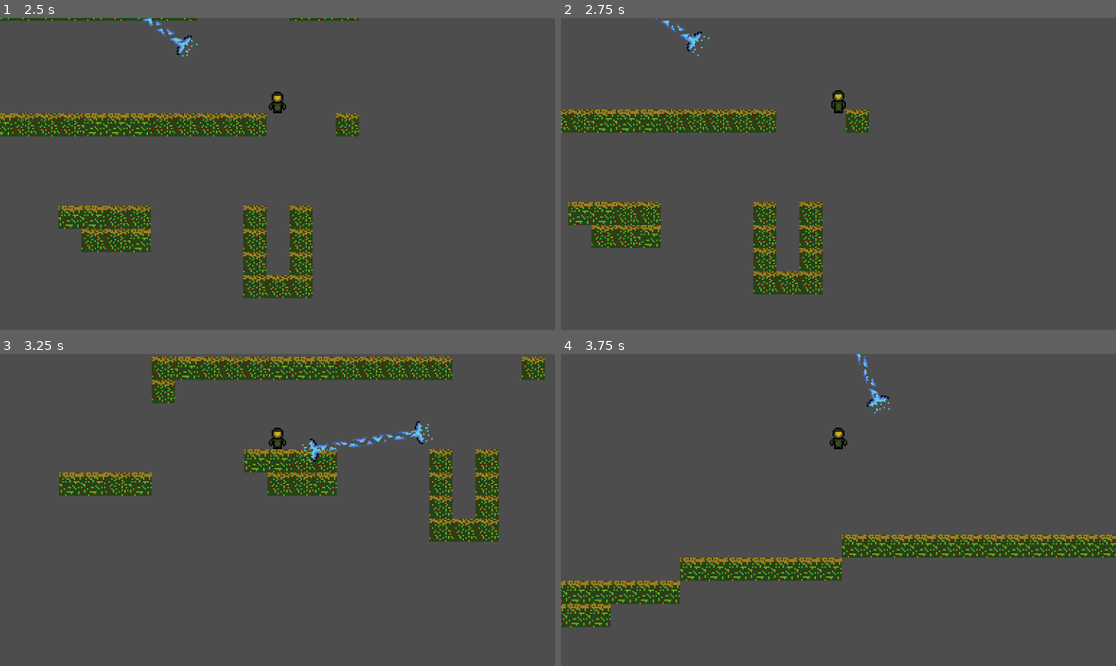
Above: before the commit, frames 1-4 (two rows, left to right).
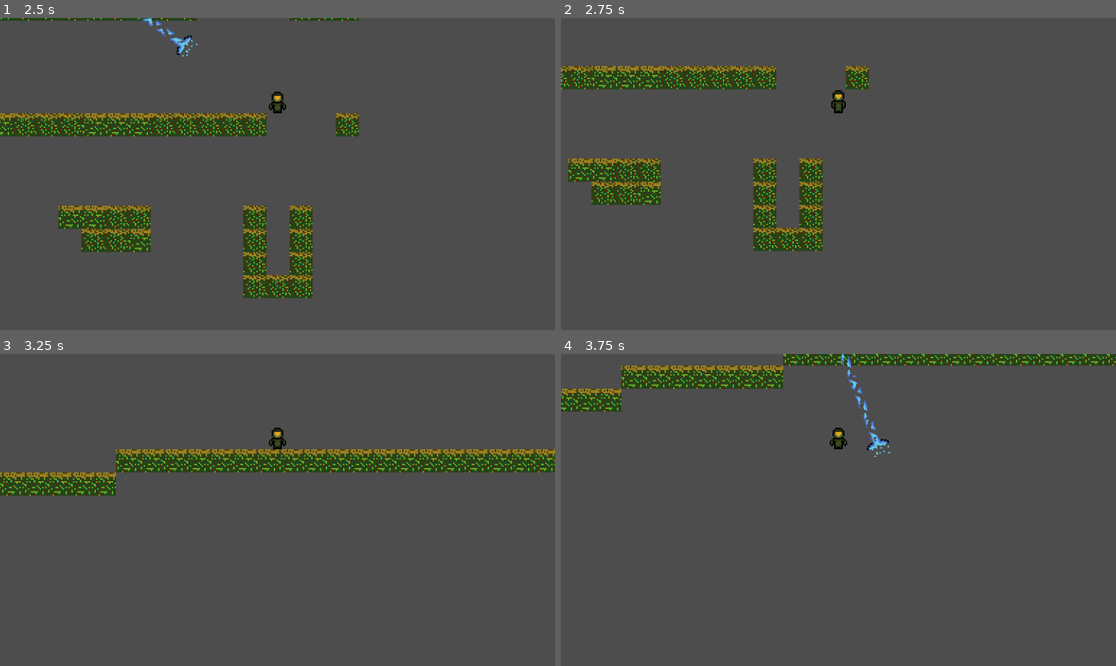
Above: after the commit, the same moments.

Repository: Guillaume-prog/speed-jam-8
Game: Godot game, scene res://menus/scenes/splash-menu.tscn
The game is run twice, just before and just after one commit, with the same random seed, the same clock (stepped at 60 frames per second) and the same inputs.
Inputs (mouse positions are in pixels of both pictures, inside the frame that each line leads up to):
- Up to frame 1 (2.5 s): click "PLAY" at 0.5 s; move the mouse to (277, 102) at 1.27 s; hold D (move_right) from 1.28 s (still down); click (277, 102) at 1.35 s; tap Space (jump) at 1.52, 2.27 s; move the mouse to (444, 220) at 2.02 s; click (444, 220) at 2.1 s
- Up to frame 2 (2.75 s): keep holding D (move_right)
- Up to frame 3 (3.25 s): move the mouse to (111, 463) at 2.77 s; release D (move_right) at 2.78 s; hold A (move_left) from 2.78 s (still down); right-click (111, 463) at 2.85 s; click (111, 463) at 3.05 s
- Up to frame 4 (3.75 s): keep holding A (move_left); move the mouse to (866, 510) at 3.52 s; click (866, 510) at 3.6 s

Frame 1 is identical in both runs. In frame 2, 15% of the frame differs, in the area x 0-56%, y 0-89%; in frame 3, 15%, in the area x 0-100%, y 0-61%; in frame 4, 14%.

Commit message:
Life management
Heal when teleport (with cooldown on healing)
Hurt when teleport inside walls

Diff:
--- a/game/game_objects/lil_boy.tscn
+++ b/game/game_objects/lil_boy.tscn
@@ -28,8 +28,8 @@
 "speed": 5.0
 }]
 
-[sub_resource type="RectangleShape2D" id="RectangleShape2D_kcd0q"]
-size = Vector2(4, 4)
+[sub_resource type="RectangleShape2D" id="RectangleShape2D_sjxfj"]
+size = Vector2(2, 5)
 
 [node name="lilBoy" type="CharacterBody2D" groups=["player"]]
 position = Vector2(11, -11)
@@ -50,10 +50,10 @@
 frame_progress = 0.232146
 
 [node name="Area2D" type="Area2D" parent="."]
+collision_mask = 2
 
 [node name="CollisionShape2D" type="CollisionShape2D" parent="Area2D"]
-position = Vector2(0, 0.5)
-shape = SubResource("RectangleShape2D_kcd0q")
+position = Vector2(0, 1)
+shape = SubResource("RectangleShape2D_sjxfj")
 
-[connection signal="input_event" from="." to="." method="_on_input_event"]
 [connection signal="body_entered" from="Area2D" to="." method="_on_collide_in_wall"]
--- a/game/game_objects/portal.tscn
+++ b/game/game_objects/portal.tscn
@@ -139,5 +139,5 @@
 frame = 3
 frame_progress = 0.618479
 
-[connection signal="body_entered" from="entry" to="." method="_body_entered_portal"]
-[connection signal="body_entered" from="exit" to="." method="_body_entered_portal"]
+[connection signal="body_entered" from="entry" to="." method="_on_body_entered_portal"]
+[connection signal="body_entered" from="exit" to="." method="_on_body_entered_portal"]
--- a/game/scenes/level1.tscn
+++ b/game/scenes/level1.tscn
@@ -25,6 +25,7 @@
 
 [node name="Map" type="TileMap" parent="." groups=["map"]]
 tile_set = SubResource("TileSet_gmfak")
+collision_animatable = true
 format = 2
 layer_0/tile_data = PackedInt32Array(0, 0, 0, 1, 65536, 0, 2, 0, 0, 3, 0, 0, 4, 65536, 0, 5, 65536, 0, 6, 65536, 0, 7,  …(3666 unchanged characters)…
 
--- a/game/scripts/Portal.gd
+++ b/game/scripts/Portal.gd
@@ -11,6 +11,7 @@
 var is_portal_active: bool = false
 var teleport_vector: Vector2
 
+signal teleported
 
 @onready var entry: Area2D = get_node("entry")
 @onready var exit: Area2D = get_node("exit")
@@ -28,8 +29,9 @@
 	is_portal_active = true
 
 
-static func summon_portal(portal_origin:Vector2,camera:Camera2D, characterPos:Vector2) -> Portal:
+static func summon_portal(portal_origin:Vector2,camera:Camera2D, character:CharacterBody2D) -> Portal:
 	var portal: Portal = _portal_scene.instantiate()
+	var characterPos = character.global_position
 	var portal_orientation = _get_portal_direction(camera, characterPos)
 	portal.position = portal_origin+_characterCenterOffset+Vector2.from_angle(portal_orientation)*portal_offset
 	portal.rotation = portal_orientation
@@ -43,7 +45,7 @@
 	return mouse_orient
 
 
-func _body_entered_portal(body:Node2D):
+func _on_body_entered_portal(body:Node2D):
 	if body.position.distance_to(exit.global_position) <= 30 :
 		teleportation(body,false)
 	else :
@@ -55,6 +57,7 @@
 	if is_portal_active :
 		if body.get_groups().has("player") :
 			#prevent auto infinite teleportation by cooldown
+			teleported.emit()
 			is_portal_active=false
 			get_tree().create_timer(portal_cooldown).timeout.connect(func(): is_portal_active = true)
 			# teleport
--- a/game/scripts/lilBoy.gd
+++ b/game/scripts/lilBoy.gd
@@ -1,14 +1,21 @@
 extends CharacterBody2D
 
 
-const SPEED = 200.0
-const JUMP_VELOCITY = -300.0
-const OUT_WALL_SPEED = 10
+const SPEED:float = 200.0
+const JUMP_VELOCITY:float = -300.0
+const OUT_WALL_SPEED:float = 10.0
+const MAX_LIFE_POINT:int = 100
 
 # Get the gravity from the project settings to be synced with RigidBody nodes.
-var gravity = ProjectSettings.get_setting("physics/2d/default_gravity")
+var gravity:float = ProjectSettings.get_setting("physics/2d/default_gravity")
 var portal:Portal
-var is_stuck_in_wall=false
+
+
+var life_point:int = 100
+var can_heal:bool = true
+var healing_cooldown:float = 2.0
+
+
 
 
 @onready var _animated_sprite = $AnimSpriteLilBoy
@@ -33,8 +40,6 @@
 
 	move_and_slide()
 
-	_exit_wall_stuck(is_wall_stuck())
-
 
 func _process(delta):
 	_animated_sprite.play("idle")
@@ -43,30 +48,30 @@
 	if Input.is_action_just_pressed("create_portal"):
 		if portal != null:
 			portal.queue_free()
-		portal = Portal.summon_portal(self.position,get_viewport().get_camera_2d(),global_position)
+		portal = Portal.summon_portal(self.position,get_viewport().get_camera_2d(),self)
 		self.add_sibling(portal)
+		portal.teleported.connect(_on_warping)
+
 	# retrieve portal
 	if Input.is_action_just_pressed("retrieve_portal"):
 		if portal != null:
 			portal.queue_free()
 
-
-func is_wall_stuck():
-	#prevent inside wall teleportation
-	if is_on_wall() and not is_on_floor():
-		print("STUCK")
-		return true
-	else:
-		return false
+func _on_collide_in_wall(body):
+	print("VERRRY STUUCK "+str(body.name))
+	position-=Vector2(0,OUT_WALL_SPEED)
+	lose_life(10)
 
 
-func _exit_wall_stuck(is_wall_stuck:bool):
-	if is_wall_stuck():
-		is_stuck_in_wall = true
-		$CollisionShape2D.disabled = true
-		position-=Vector2(0,OUT_WALL_SPEED)
+func _on_warping():
+	print("WARPING")
+	if can_heal:
+		print("heal")
+		life_point = MAX_LIFE_POINT
+		can_heal = false
+		get_tree().create_timer(healing_cooldown).timeout.connect(func(): can_heal = true)
 
-		# TODO: add damage and healing ?
-	else :
-		is_stuck_in_wall = false
-		$CollisionShape2D.disabled = false
+
+func lose_life(hurt_point:int):
+	life_point-=hurt_point
+	print("HURT !! "+str(life_point))
